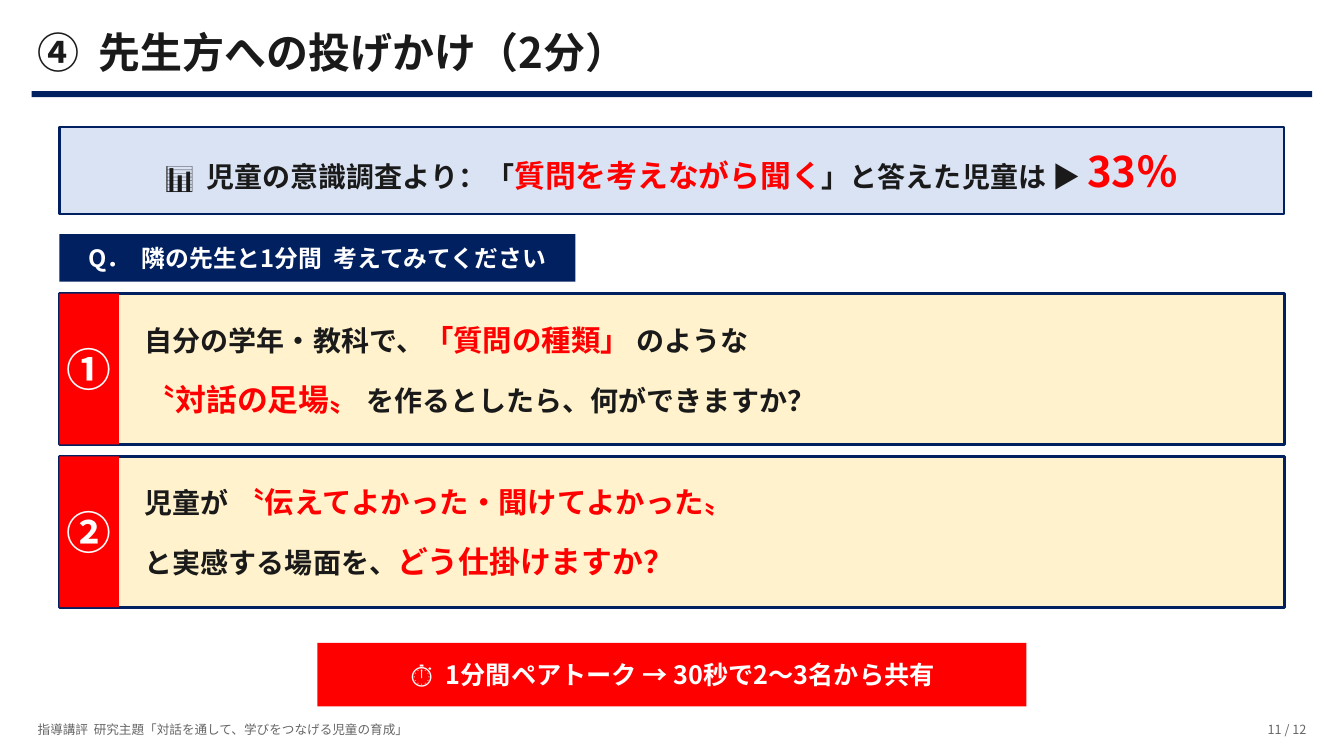
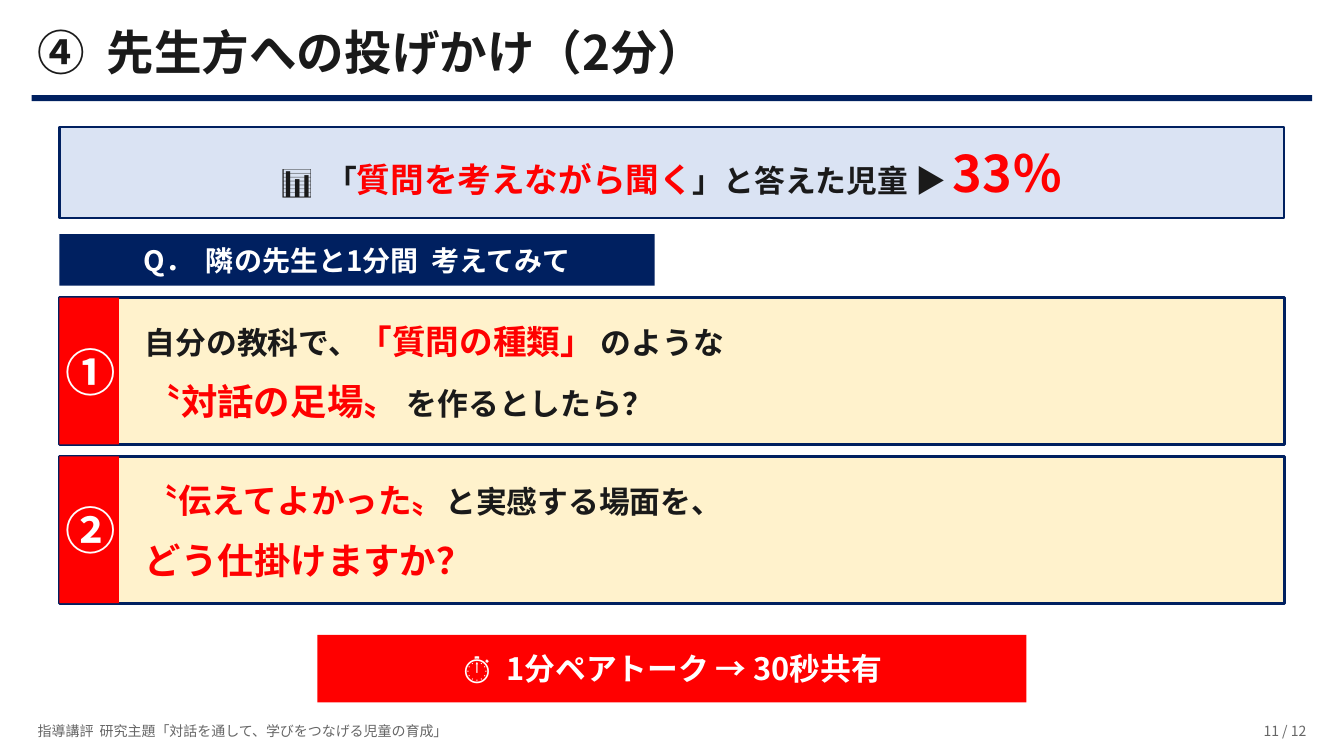
Before and after one commit to contynet730-star/con30, a slide deck: slide 11 of 指導講評_対話を通して学びをつなげる児童.pptx. Drawn at 1344x756 pixels with LibreOffice and Linux fonts; fonts in the diff are those of the drawing. Boxes give left, top, right and bottom in pixels: in the first picture for what was removed or moved away, otherwise in the second. Text is boxed around its words. In the diff, an @@ line names an element or a change of style, - is before the commit and + after.

```diff
--- a/指導講評_対話を通して学びをつなげる児童.pptx
+++ b/指導講評_対話を通して学びをつなげる児童.pptx
@@ text "④ 先生方への投げかけ（2分）" at box(38, 29, 706, 75): size 30 to 34 pt @@
@@ rectangle: place and size @@
-rectangle at box(59, 127, 1285, 215)
+rectangle at box(59, 127, 1285, 219)
@@ text at box(326, 153, 1063, 195): text changed; size 20 to 22 pt; text colour #1A1A1A to #FF0000 @@
-📊 児童の意識調査より：「質問を考えながら聞く」と答えた児童は ▶ 33％
+📊 「質問を考えながら聞く」と答えた児童 ▶ 33％
@@ rectangle: place and size @@
-rectangle at box(59, 234, 576, 281)
+rectangle at box(59, 234, 655, 285)
@@ text at box(144, 247, 571, 277): text changed; size 17 to 20 pt @@
-Q． 隣の先生と1分間 考えてみてください
+Q． 隣の先生と1分間 考えてみて
@@ text "①" at box(65, 348, 115, 396): size 32 to 36 pt @@
@@ rectangle: place and size @@
-rectangle at box(59, 293, 1285, 445)
+rectangle at box(59, 297, 1285, 445)
@@ rectangle: place and size @@
-rectangle at box(59, 293, 119, 445)
+rectangle at box(59, 297, 119, 445)
@@ text at box(145, 325, 724, 357): text changed; size 20 to 22 pt @@
-自分の学年・教科で、「質問の種類」 のような
+自分の教科で、「質問の種類」 のような
@@ text at box(145, 384, 653, 419): text changed; size 20 to 22 pt @@
-〝対話の足場〟 を作るとしたら、何ができますか？
+〝対話の足場〟 を作るとしたら？
@@ text "②" at box(65, 506, 115, 554): size 32 to 36 pt @@
@@ rectangle: place and size @@
-rectangle at box(59, 457, 1285, 608)
+rectangle at box(59, 457, 1285, 604)
@@ rectangle: place and size @@
-rectangle at box(59, 457, 119, 608)
+rectangle at box(59, 457, 119, 604)
@@ text at box(145, 484, 723, 516): text changed; size 21 to 24 pt @@
-児童が 〝伝えてよかった・聞けてよかった〟
+〝伝えてよかった〟と実感する場面を、
@@ text at box(145, 543, 473, 578): text changed; size 20 to 26 pt; text colour #1A1A1A to #FF0000 @@
-と実感する場面を、どう仕掛けますか？
+どう仕掛けますか？
@@ rectangle: place and size @@
-rectangle at box(318, 643, 1027, 707)
+rectangle at box(318, 635, 1027, 703)
@@ text at box(754, 654, 883, 683): text changed; size 18 to 22 pt @@
-⏱ 1分間ペアトーク → 30秒で2～3名から共有
+⏱ 1分ペアトーク → 30秒共有
@@ text "指導講評 研究主題「対話を通して、学びをつなげる児童の育成」" at box(38, 724, 448, 737): size 9 to 10 pt @@
@@ text "11 / 12" at box(1264, 725, 1307, 736): size 9 to 10 pt @@
```
Also in this commit, not shown: 11 other slides changed.
